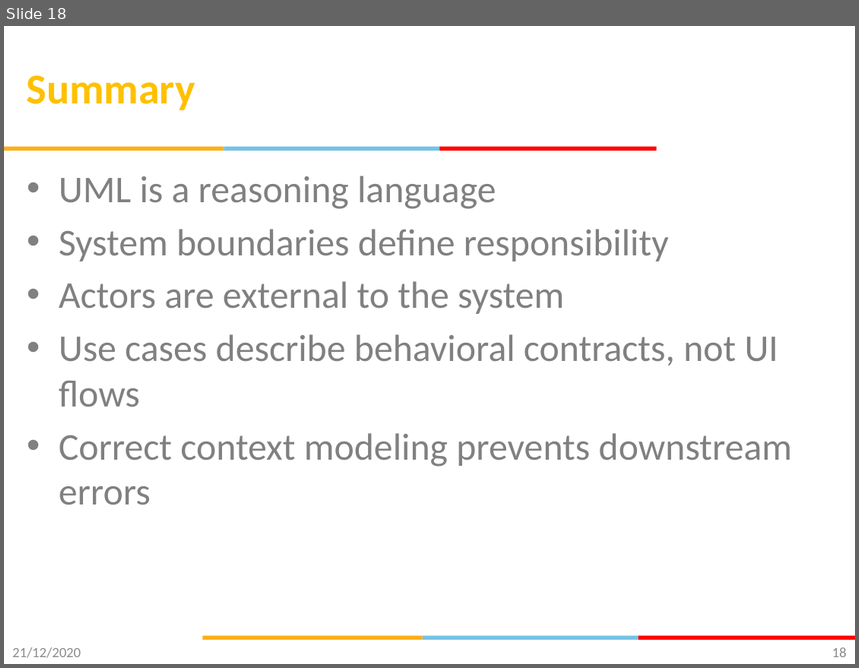
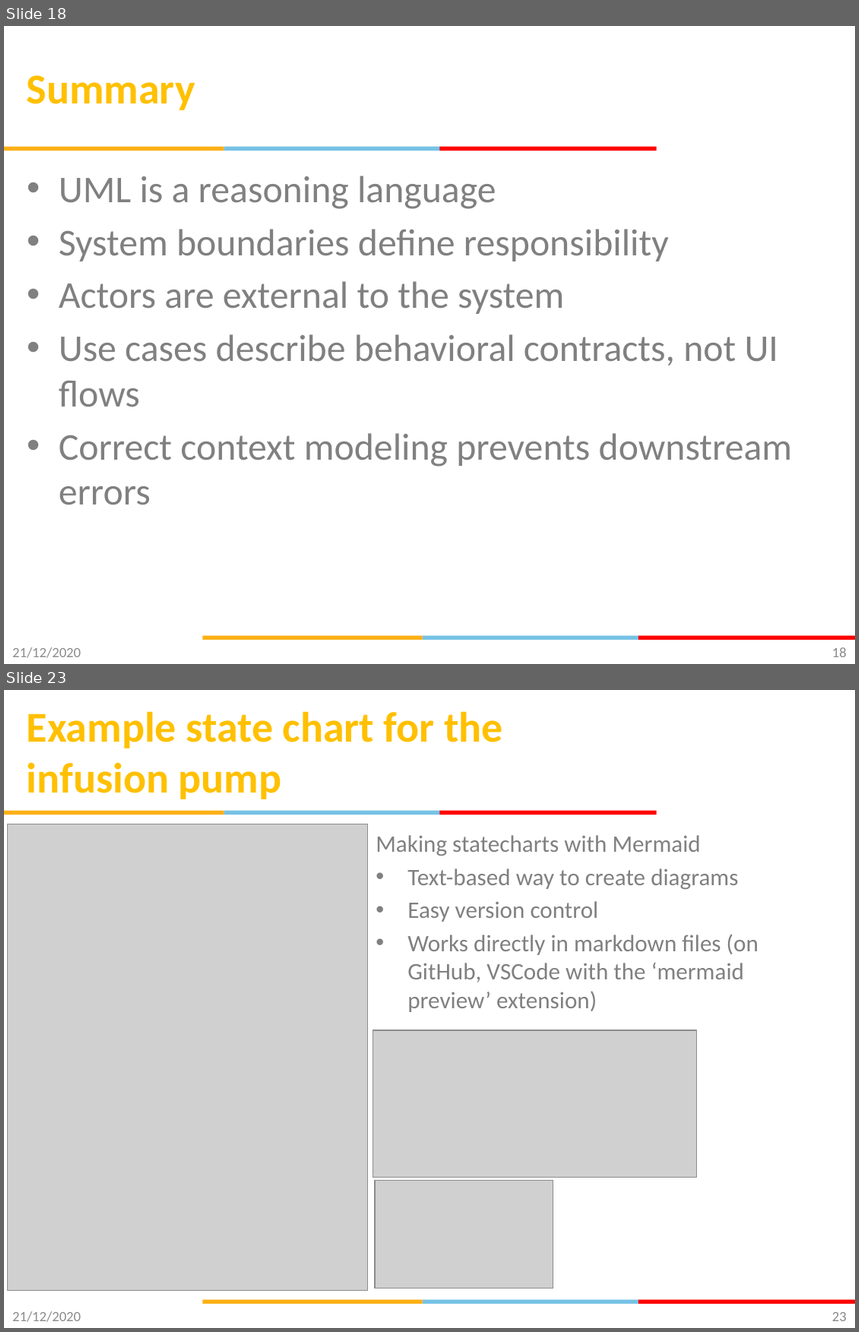
Before and after one commit to gsaurabhr-teaching/csg523-material, a slide deck: Lec-9-12-modeling-uml.pptx. Shown one above the other, each under a label of ours: slide 18 before the commit, slides 18 and 23 after it; the slides between them are not shown. The pictures are 859x668 and 859x1332 pixels, drawn with LibreOffice and Linux fonts; fonts in the diff are those of the drawing; grey boxes stand for pictures; background and template pictures are left out. Boxes give left, top, right and bottom in pixels: in the first picture for what was removed or moved away, otherwise in the second. Text is boxed around its words. In the diff, an @@ line names an element or a change of style, - is before the commit and + after.

Commit message:
UML state charts

```diff
--- a/Lec-9-12-modeling-uml.pptx
+++ b/Lec-9-12-modeling-uml.pptx
@@ slide 23 added at (4,690,855,1328), background #FFFFFF; not listed: 6 template elements that a slide beside it also shows @@
@@ title added at (27,711,503,799), 36 pt, text #FFC000, bold @@
+Example state chart for the infusion pump
@@ picture added at (7,825,367,1291) @@
@@ text added at (376,835,759,1012), 20 pt, text #808080 @@
+Making statecharts with Mermaid
+• Text-based way to create diagrams
+• Easy version control
+• Works directly in markdown files (on GitHub, VSCode with the ‘mermaid preview’ extension)
@@ picture added at (373,1030,696,1178) @@
@@ picture added at (375,1180,553,1288) @@
@@ text added at (12,1312,81,1322), 12 pt, text #8C8C8C @@
+21/12/2020
@@ page number added at (832,1312,847,1322), 12 pt, text #898989 @@
+23
```
Also in this commit, not shown: 1 slide changed, 14 other slides added.
